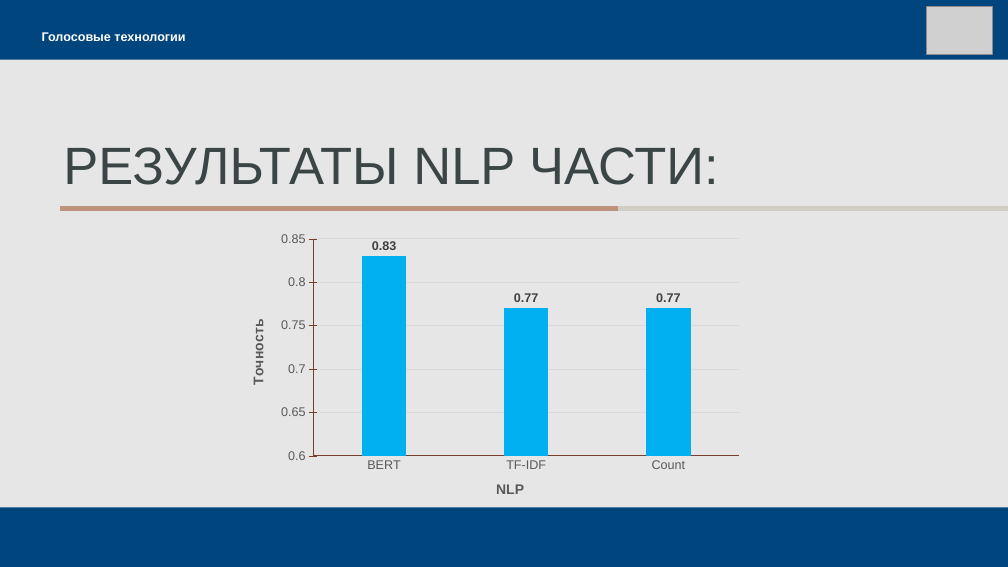
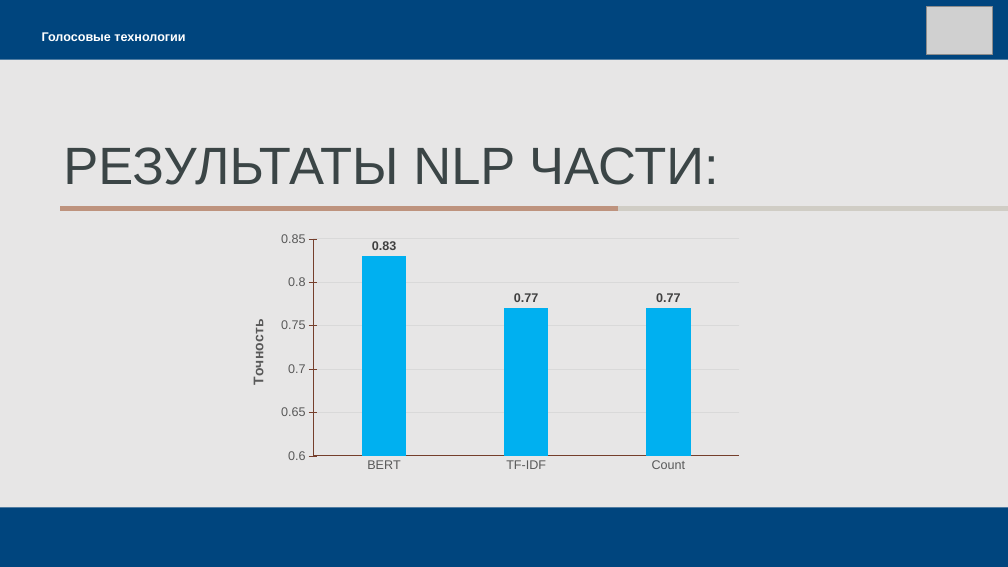
Before and after one commit to dmitrii-naumenko/Pet_SST_NLP, a slide deck: slide 8 of Презентация.pptx. Drawn at 1008x567 pixels with LibreOffice and Linux fonts; fonts in the diff are those of the drawing; grey boxes stand for pictures. Boxes give left, top, right and bottom in pixels: in the first picture for what was removed or moved away, otherwise in the second. Text is boxed around its words. In the diff, an @@ line names an element or a change of style, - is before the commit and + after.

Commit message:
fix

```diff
--- a/Презентация.pptx
+++ b/Презентация.pptx
@@ column chart at bbox=[233, 227, 749, 515] @@
@@ category axis title "NLP " to "  " @@
```
Also in this commit, not shown: 1 other slide changed.
